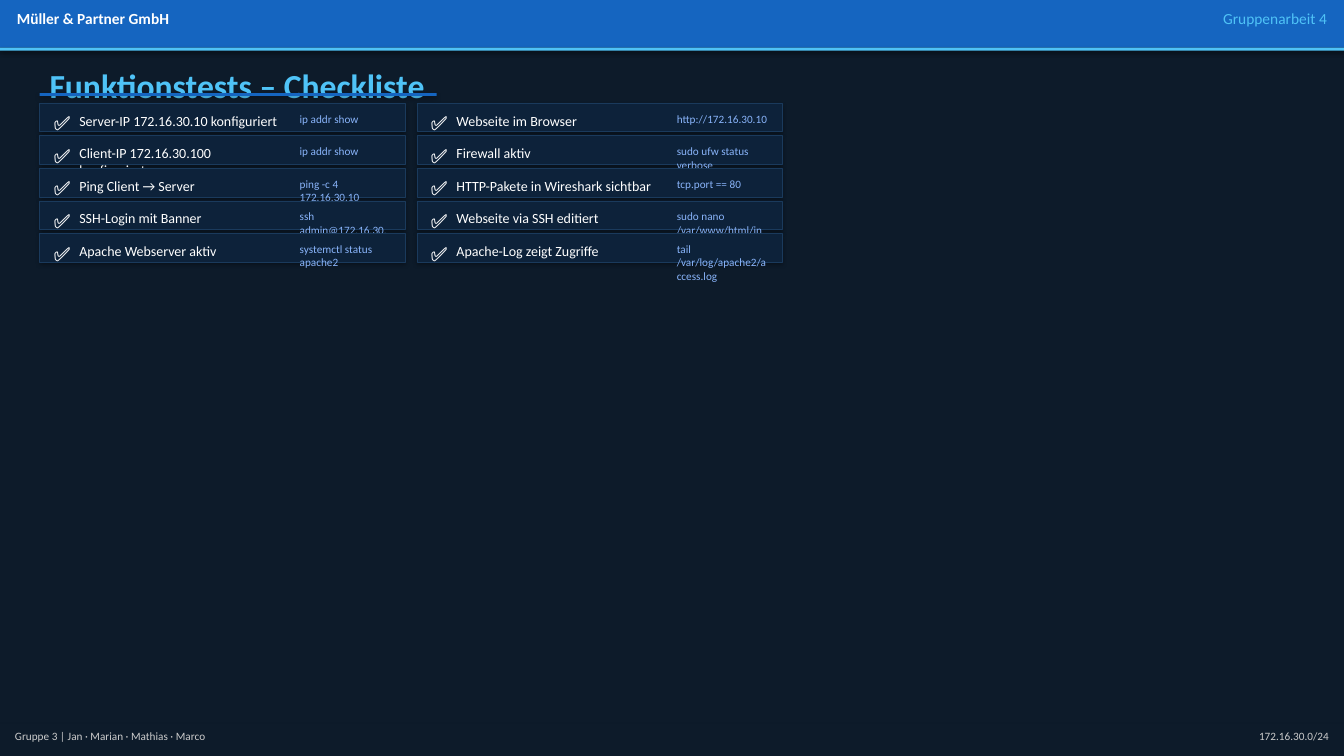
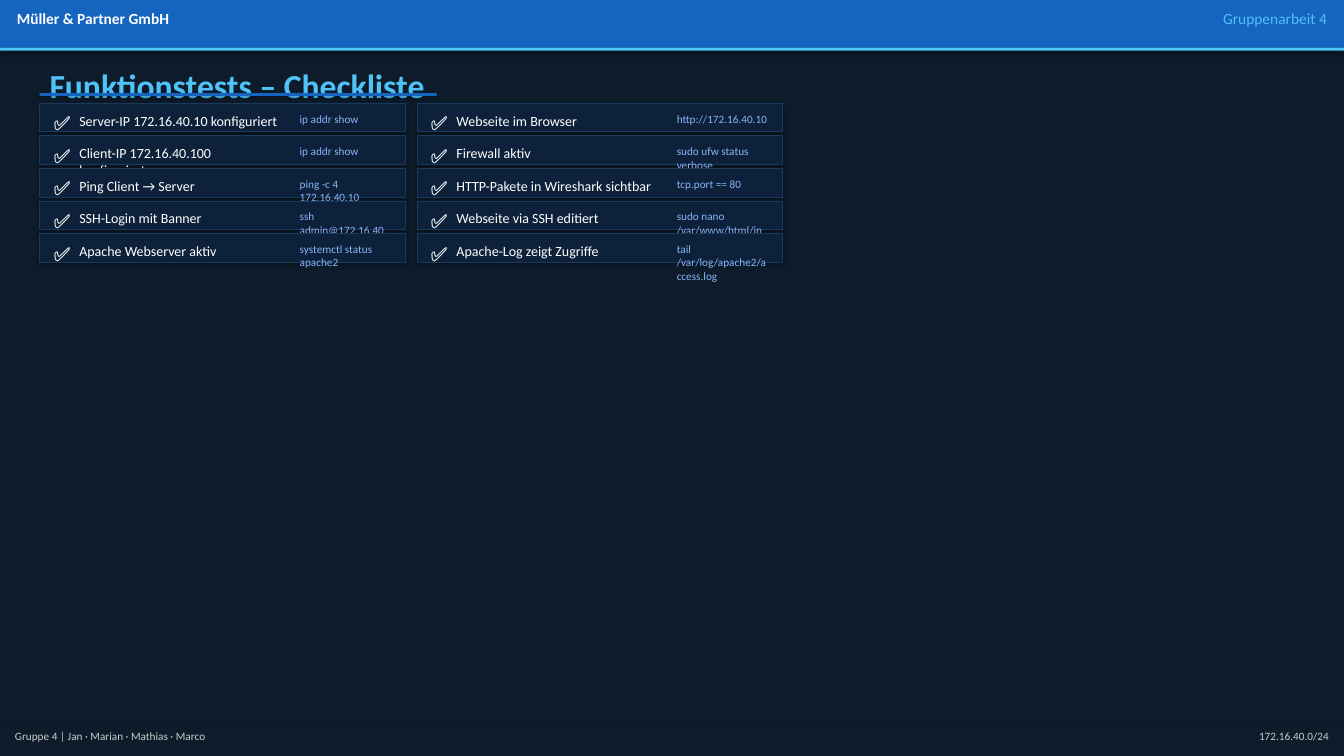
Before and after one commit to kluthjan/uwearbeit, a slide deck: slide 6 of presentation/Praesentation_Gruppenarbeit4.pptx. Drawn at 1344x756 pixels with LibreOffice and Linux fonts; fonts in the diff are those of the drawing. Boxes give left, top, right and bottom in pixels: in the first picture for what was removed or moved away, otherwise in the second. Text is boxed around its words. In the diff, an @@ line names an element or a change of style, - is before the commit and + after.

Commit message:
Add presentation/Praesentation_Gruppenarbeit4.pptx - Gruppenarbeit 4

```diff
--- a/presentation/Praesentation_Gruppenarbeit4.pptx
+++ b/presentation/Praesentation_Gruppenarbeit4.pptx
@@ text at [79,116,277,129]: text changed @@
-Server-IP 172.16.30.10 konfiguriert
+Server-IP 172.16.40.10 konfiguriert
@@ text at [677,115,767,125]: text changed @@
-http://172.16.30.10
+http://172.16.40.10
@@ text at [79,148,211,168]: text changed @@
-Client-IP 172.16.30.100 konfiguriert
+Client-IP 172.16.40.100 konfiguriert
@@ text at [300,180,360,201]: text changed @@
-ping -c 4 172.16.30.10
+ping -c 4 172.16.40.10
@@ text at [300,212,387,251]: text changed @@
-ssh admin@172.16.30.10
+ssh admin@172.16.40.10
@@ text at [15,732,205,742]: text changed @@
-Gruppe 3 | Jan · Marian · Mathias · Marco
+Gruppe 4 | Jan · Marian · Mathias · Marco
@@ text at [1259,732,1329,741]: text changed @@
-172.16.30.0/24
+172.16.40.0/24
```
Also in this commit, not shown: 8 other slides changed.
